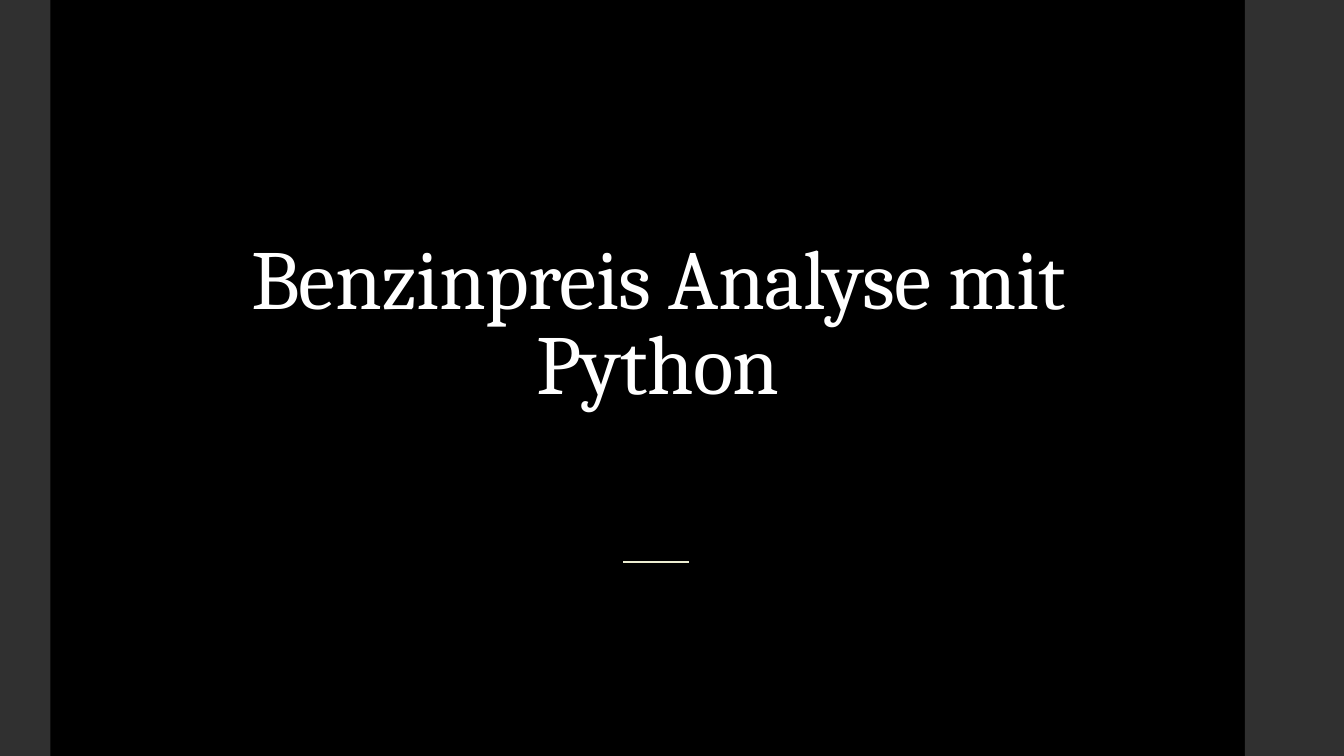
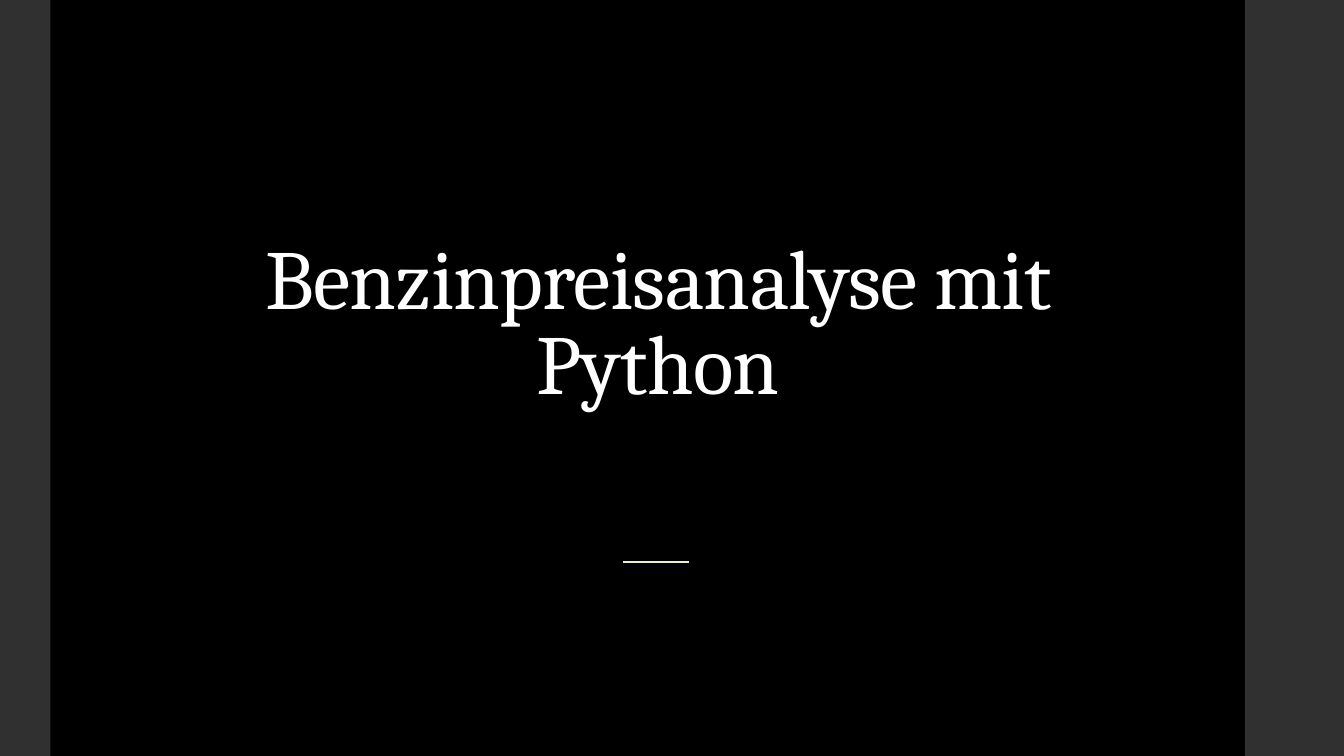
Before and after one commit to GermanPaul12/Benzinpreis-Analyse-Praaesentationskompetenz, a slide deck: slide 1 of Benzinpreis Analyse mit Python.pptx. Drawn at 1344x756 pixels with LibreOffice and Linux fonts; fonts in the diff are those of the drawing. Boxes give left, top, right and bottom in pixels: in the first picture for what was removed or moved away, otherwise in the second. Text is boxed around its words. In the diff, an @@ line names an element or a change of style, - is before the commit and + after.

```diff
--- a/Benzinpreis Analyse mit Python.pptx
+++ b/Benzinpreis Analyse mit Python.pptx
@@ title at [265,250,1052,413]: text changed @@
-Benzinpreis Analyse mit Python
+Benzinpreisanalyse mit Python
```
Also in this commit, not shown: 3 other slides changed, 3 other files.
